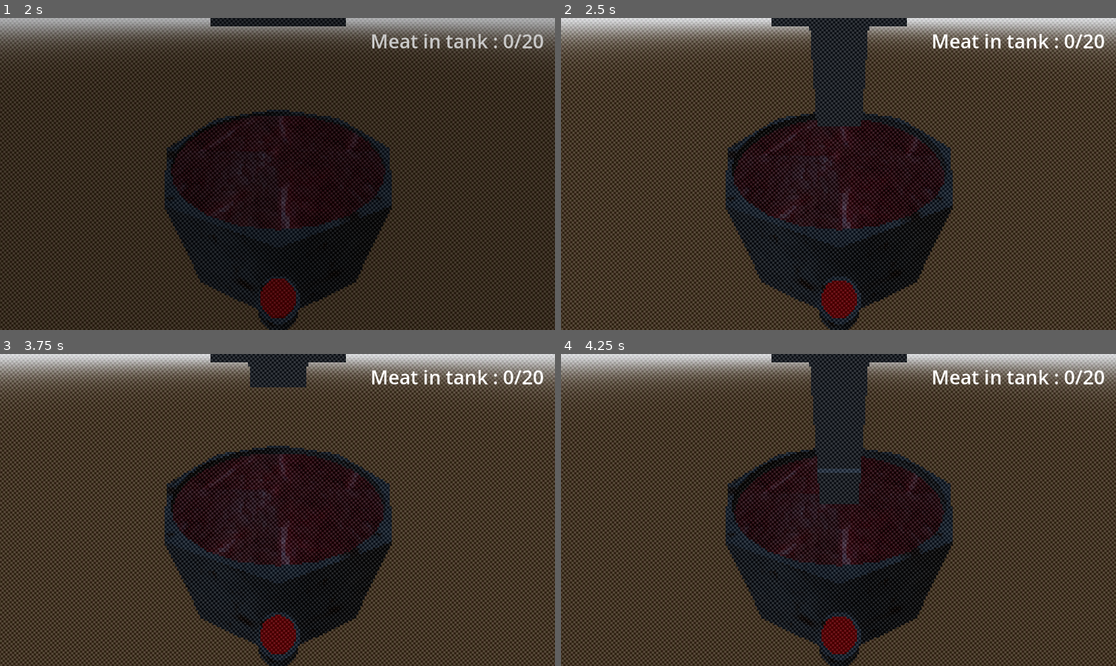
Above: before the commit, frames 1-4 (two rows, left to right).
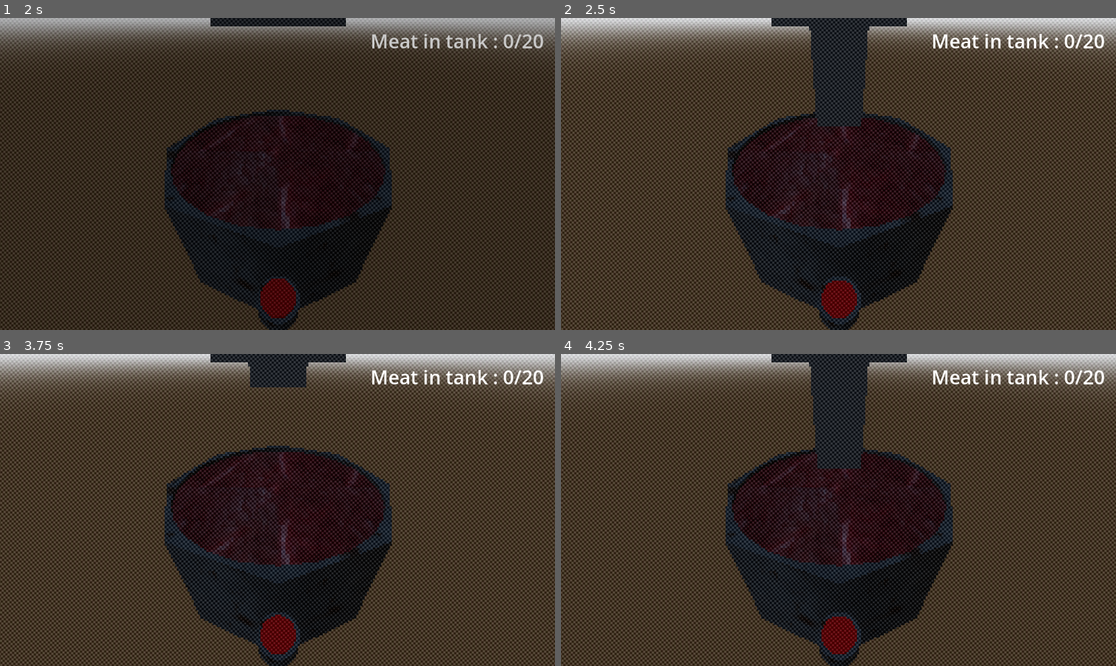
Above: after the commit, the same moments.

Repository: Miit0s/the-life-collector
Game: Godot game, scene res://Scene/Day2/day_2.tscn
Two runs of this game, one before a commit and one after it. Both use one fixed random seed, a clock stepped at 60 frames per second and the inputs below. This scene is started directly instead of the project's main scene.
Inputs (mouse positions are in pixels of both pictures, inside the frame that each line leads up to):
- Up to frame 1 (2 s): move the mouse to (399, 158) at 0.52 s; press the mouse at (399, 158) at 0.53 s; hold D (right) 0.53-1.28 s; tap Space (jump) at 0.77, 1.52 s; move the mouse to (166, 189) at 1.27 s; release the mouse at (166, 189) at 1.28 s; hold S (backward) from 1.28 s (still down); click (166, 189) at 1.35 s
- Up to frame 2 (2.5 s): move the mouse to (894, 105) at 2.02 s; release S (backward) at 2.03 s; press the mouse at (894, 105) at 2.03 s; hold D (right) from 2.03 s (still down)
- Up to frame 3 (3.75 s): move the mouse to (249, 572) at 2.77 s; release D (right) at 2.78 s; release the mouse at (249, 572) at 2.78 s; hold W (forward) 2.78-3.53 s; click (249, 572) at 2.85 s; tap Space (jump) at 3.02 s; move the mouse to (444, 556) at 3.52 s; press the mouse at (444, 556) at 3.53 s; hold A (left) from 3.53 s (still down)
- Up to frame 4 (4.25 s): keep holding A (left); tap Space (jump) at 3.77 s

Frame 1 is identical in both runs. In frame 2, 0.1% of the frame differs, in the area x 31-67%, y 32-65%; in frame 3, 0.1%; in frame 4, 0.3%, in the area x 30-65%, y 31-66%.

Commit message:
Decrease speed parameters

Diff:
--- a/Objects/MeatTank/meat_tank.gd
+++ b/Objects/MeatTank/meat_tank.gd
@@ -6,7 +6,10 @@
 @export var meat_to_add_by_block: float = 2
 @export var max_percentage_wanted: float = 80
 @export var min_percentage_wanted: float = 15
-@export var decrease_speed: float = 10
+@export var decrease_speed: float = 1
+@export var max_speed: float = 10
+@export var speedup_cooldown: float = 5
+@export var speedup_increase_value: float = 1
 @export var point_cooldown: float = 0.5
 
 var completion_percentage: float = 100:
@@ -19,6 +22,7 @@
 
 var _can_loose_point: bool = true
 var _can_win_point: bool = true
+var _can_speedup: bool = true
 
 signal has_correct_percentage
 signal has_incorrect_percentage
@@ -32,6 +36,7 @@
 
 	completion_percentage -= delta * decrease_speed
 
+	speedup()
 	if completion_percentage > max_percentage_wanted or completion_percentage < min_percentage_wanted:
 		loose_point()
 	else:
@@ -66,3 +71,11 @@
 	has_incorrect_percentage.emit()
 	await get_tree().create_timer(point_cooldown).timeout
 	_can_loose_point = true
+
+func speedup():
+	if not _can_speedup: return
+
+	_can_speedup = false
+	decrease_speed += speedup_increase_value
+	await get_tree().create_timer(speedup_cooldown).timeout
+	_can_speedup = true
